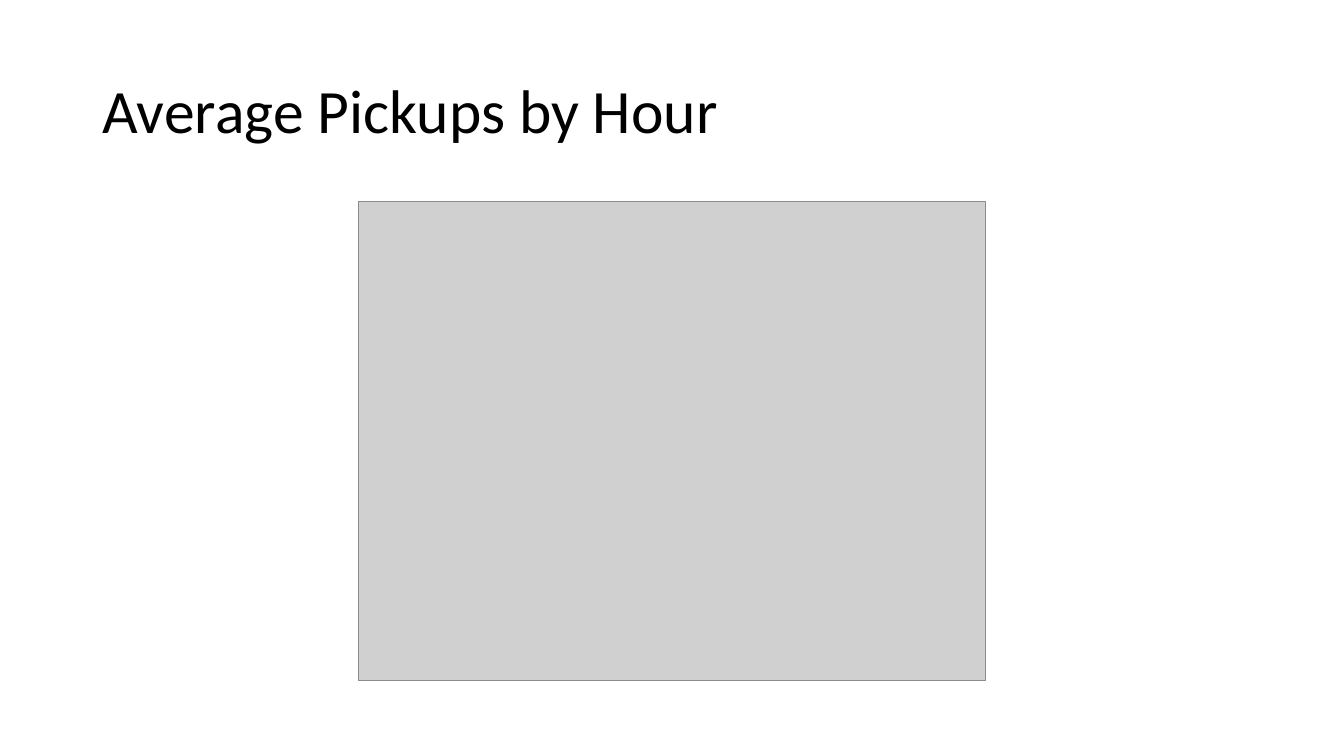
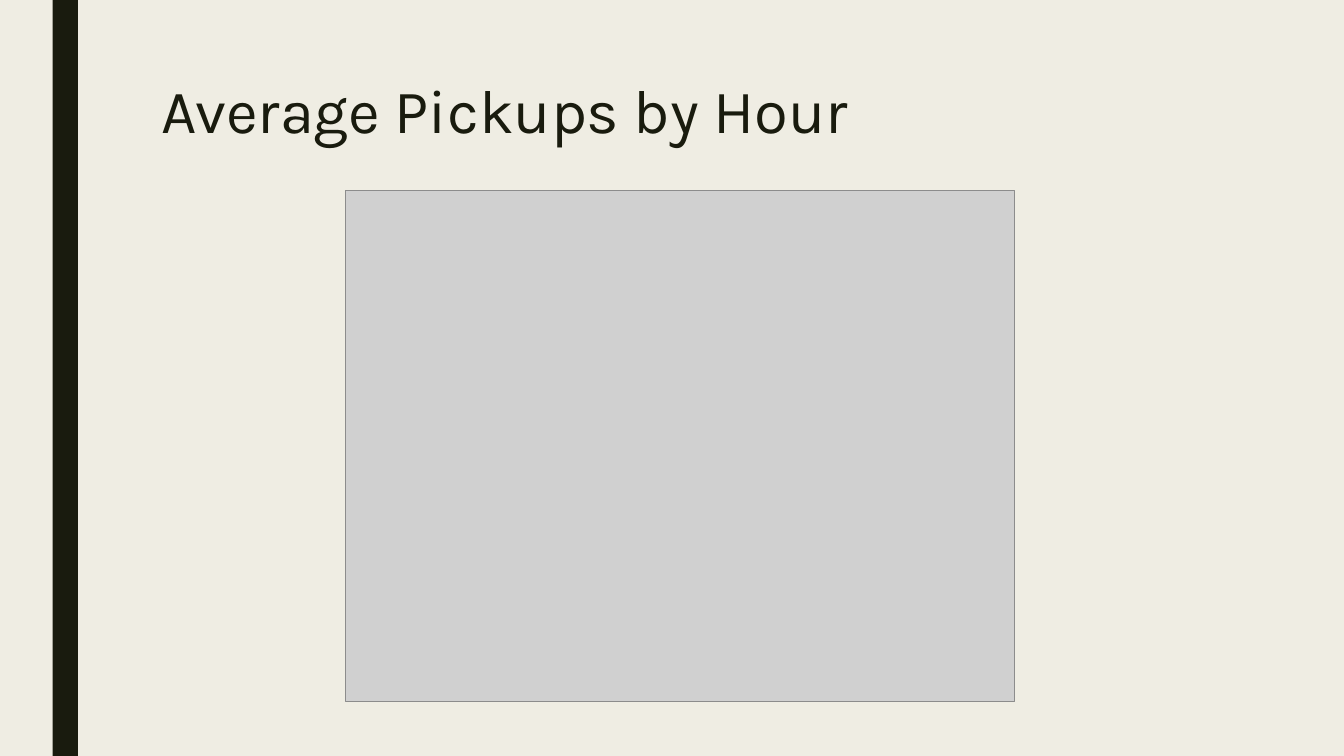
Before and after one commit to msabhi/mining-uber-dataset, a slide deck: slide 6 of images/Presentation2.pptx (slide 4 before the commit). Drawn at 1344x756 pixels with LibreOffice and Linux fonts; fonts in the diff are those of the drawing; grey boxes stand for pictures. Boxes give left, top, right and bottom in pixels: in the first picture for what was removed or moved away, otherwise in the second. Text is boxed around its words. In the diff, an @@ line names an element or a change of style, - is before the commit and + after.

```diff
--- a/images/Presentation2.pptx
+++ b/images/Presentation2.pptx
@@ background #FFFFFF to #EFEDE3 @@
@@ rectangle added at bbox=[52, 0, 78, 756], fill #191B0E @@
@@ title "Average Pickups by Hour": place and size @@
-title "Average Pickups by Hour" at bbox=[102, 90, 718, 144]
+title "Average Pickups by Hour" at bbox=[161, 90, 848, 148]
@@ title "Average Pickups by Hour" at bbox=[161, 90, 848, 148]: font Calibri to Karla, text colour #000000 to #191B0E; line spacing 0.9 to 0.89; vertical alignment middle to top @@
@@ picture: place and size @@
-picture at bbox=[359, 202, 986, 682]
+picture at bbox=[346, 191, 1015, 702]
```
Also in this commit, not shown: 8 other slides changed, 4 slides added.
